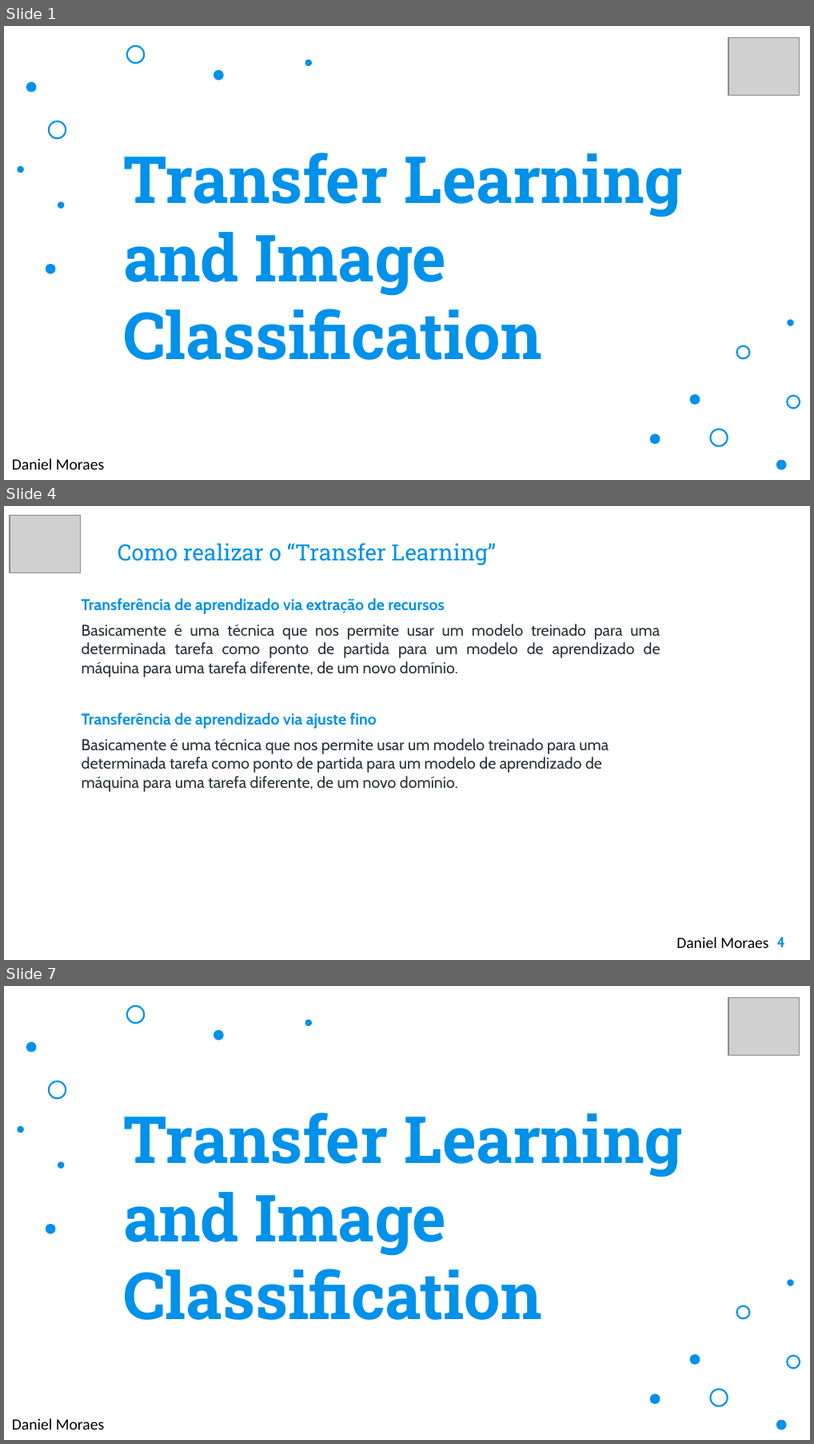
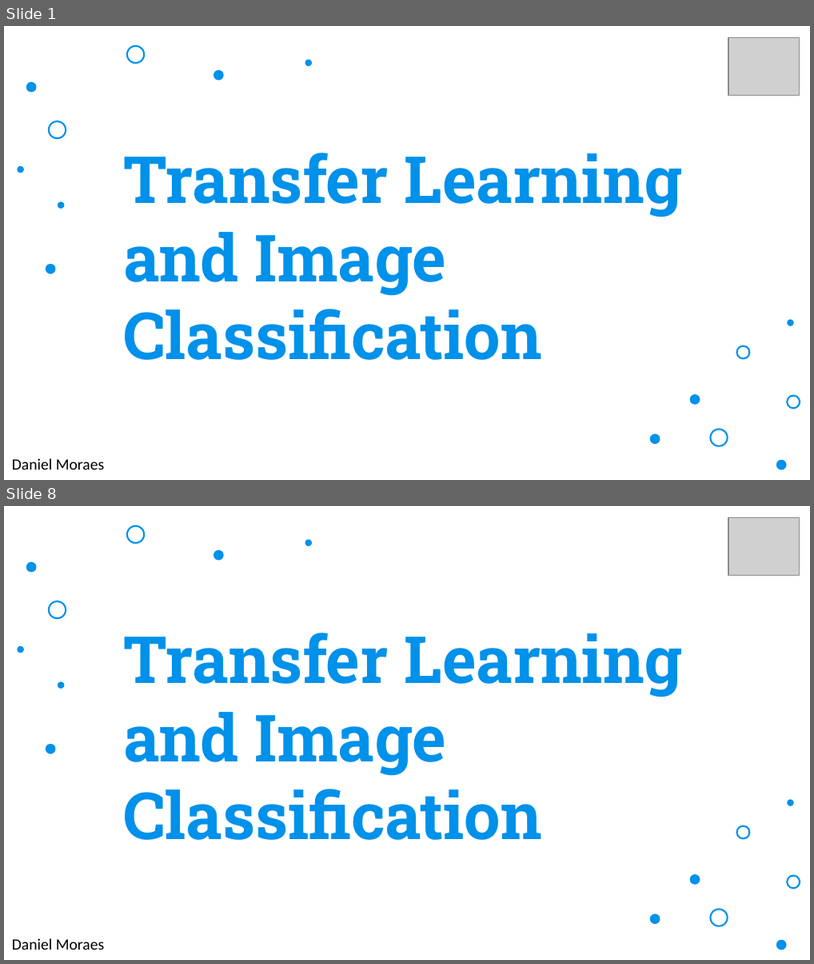
Before and after one commit to danielmoraesdelima/dissertacaounifor, a slide deck: Unifor - MIA - Transfer Learning and Image Classification.pptx. Shown one above the other, each under a label of ours: slides 1, 4 and 7 before the commit, slides 1 and 8 after it; the slides between them are not shown. The pictures are 814x1444 and 814x964 pixels, drawn with LibreOffice and Linux fonts; fonts in the diff are those of the drawing; grey boxes stand for pictures; background and template pictures are left out. Boxes give left, top, right and bottom in pixels: in the first picture for what was removed or moved away, otherwise in the second. Text is boxed around its words. In the diff, an @@ line names an element or a change of style, - is before the commit and + after.

```diff
--- a/Unifor - MIA - Transfer Learning and Image Classification.pptx
+++ b/Unifor - MIA - Transfer Learning and Image Classification.pptx
@@ slide 4 removed at <box>4,506,810,960</box>, background picture (left out) @@
@@ picture removed at <box>10,516,80,573</box> @@
@@ title removed at <box>118,543,496,565</box> @@
-Como realizar o “Transfer Learning”
@@ text removed at <box>82,598,661,792</box> @@
-Transferência de aprendizado via extração de recursos
-Basicamente é uma técnica que nos permite usar um modelo treinado para uma determinada tarefa como ponto de partida para um modelo de aprendizado de máquina para uma tarefa diferente, de um novo domínio.
-Transferência de aprendizado via ajuste fino
-Basicamente é uma técnica que nos permite usar um modelo treinado para uma determinada tarefa como ponto de partida para um modelo de aprendizado de máquina para uma tarefa diferente, de um novo domínio.
@@ text removed at <box>677,936,769,948</box> @@
-Daniel Moraes
@@ page number removed at <box>777,936,786,947</box> @@
-4
@@ what was slide 7 is now slide 8 @@
```
Also in this commit, not shown: 1 slide changed, 5 slides added, 3 other slides removed.
